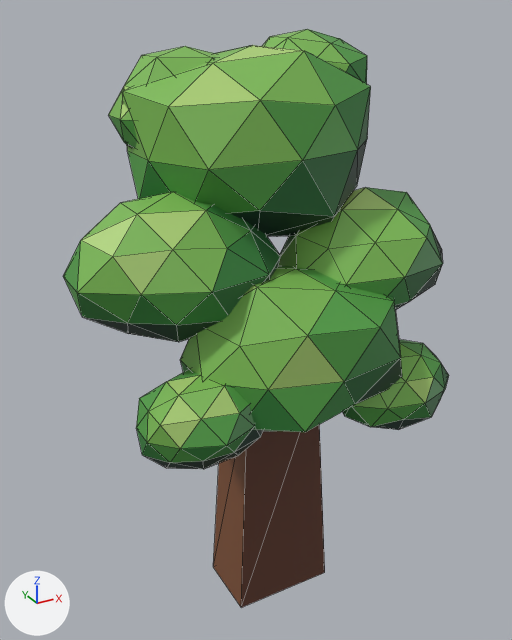
The glTF model godot/assets/models/world/tree_tree1.glb as it was, and as the next commit left it.
The view is the same before and after, from a 50 mm camera at (-0.844, -1.454, 1.568) aimed at (-0.026, 0.033, 0.824). Lighting does not change. The marker at lower left points along +X, +Y and +Z. The picture after the commit comes second. Mesh edges are drawn as thin lines. Vertices at exactly the same position are counted once.

Script lines for the objects in view, before the commit:
```python
me_tree1 = bpy.data.meshes.new('tree1')
me_tree1.from_pydata(...)  # 344 vertices, 648 faces; spans x -0.51..0.48, y -0.33..0.32, z 0.0..1.52
me_tree1.materials.append(mat_tree1_mat)
ob_tree1 = bpy.data.objects.new('tree1', me_tree1)
ob_tree1.location = (0.0, 0.0, 0.0)
```
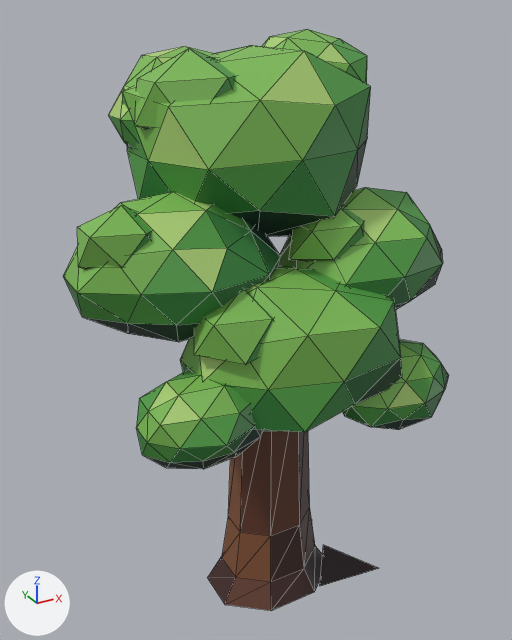
What differs and where, as boxes (x1, y1, x2, y2) in the pictures (512 x 640 px):
```json
{"object": "tree1", "change": "reshaped", "before": [63, 29, 449, 607], "after": [63, 29, 449, 611]}
{"part": 1, "of": "me_tree1", "change": "rebuilt", "before": [213, 425, 325, 607], "after": [208, 431, 322, 611]}
{"part": 2, "of": "me_tree1", "change": "added", "after": [77, 48, 364, 365], "on screen": "green"}
{"part": 3, "of": "me_tree1", "change": "added", "after": [311, 519, 379, 586]}
{"part": 4, "of": "me_tree1", "change": "recoloured", "before": [63, 30, 440, 463], "after": [63, 30, 440, 463]}
```

Scene script edits in JSON lines:
```json
{"block": "me_tree1", "where": "# used by ob_tree1; location = (0.0, 0.0, 0.0)"}
{"block": "me_tree1", "where": "# verts and faces of me_tree1; kept vertices keep their numbers, new ones are numbered from 344"}
{"op": "remove", "block": "me_tree1", "code": "me_tree1.from_pydata(...)  # 344 vertices, 648 faces; spans x -0.51..0.48, y -0.33..0.32, z 0.0..1.52"}
{"op": "add", "block": "me_tree1", "code": "me_tree1.from_pydata(...)  # 424 vertices, 774 faces; spans x -0.51..0.48, y -0.33..0.32, z 0.0..1.52"}
{"block": "me_tree1", "change": "me_tree1 part 1: the loose piece of 8 vertices spanning x -0.14..0.14, y -0.09..0.09, z 0.0..0.66 is rebuilt with 32 vertices and now spans x -0.18..0.18, y -0.14..0.14, z 0.0..0.68"}
{"block": "me_tree1", "change": "me_tree1 part 2"}
{"block": "me_tree1", "change": "48 vertices are added at x -0.5..0.23, y -0.26..0.13, z 0.83..1.49"}
{"block": "me_tree1", "change": "80 new faces join them"}
{"block": "me_tree1", "change": "me_tree1 part 3"}
{"op": "add", "block": "me_tree1", "code": "verts[356] = (0.3, -0.16, 0.0)  # pixel (379, 568)"}
{"op": "add", "block": "me_tree1", "code": "verts[357] = (0.17, -0.05, 0.0)"}
{"op": "add", "block": "me_tree1", "code": "verts[358] = (0.1, -0.13, 0.0)  # pixel (319, 586)"}
{"op": "add", "block": "me_tree1", "code": "verts[359] = (0.13, -0.09, 0.11)  # pixel (323, 544)"}
{"op": "add", "block": "me_tree1", "code": "verts[360] = (0.24, 0.13, 0.0)  # pixel (311, 519)"}
{"op": "add", "block": "me_tree1", "code": "verts[361] = (0.08, 0.1, 0.0)"}
{"op": "add", "block": "me_tree1", "code": "verts[362] = (0.16, 0.03, 0.0)"}
{"op": "add", "block": "me_tree1", "code": "verts[363] = (0.12, 0.07, 0.11)"}
{"op": "add", "block": "me_tree1", "code": "faces += [(357, 358, 359), (356, 357, 359), (356, 359, 358), (361, 362, 363), (360, 361, 363), (360, 363, 362)]"}
{"block": "me_tree1", "change": "me_tree1 part 4: 116 kept faces spanning x -0.51..0.48, y -0.33..0.32, z 0.6..1.52 get new vertex colours"}
```
